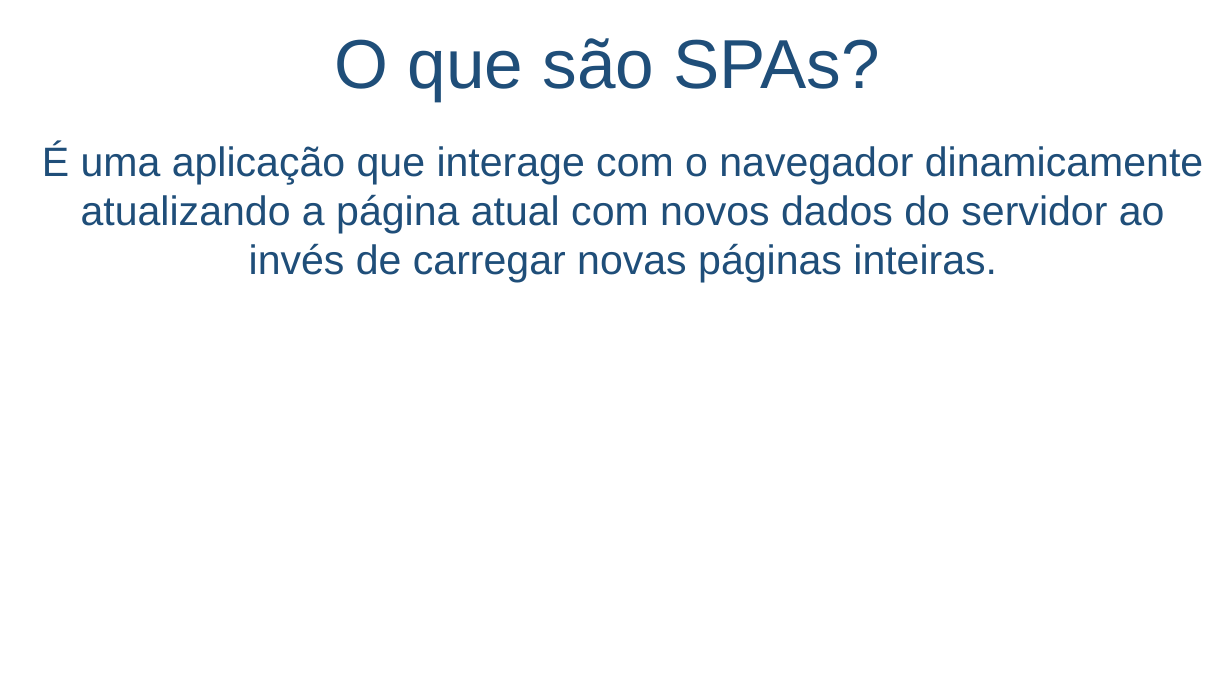
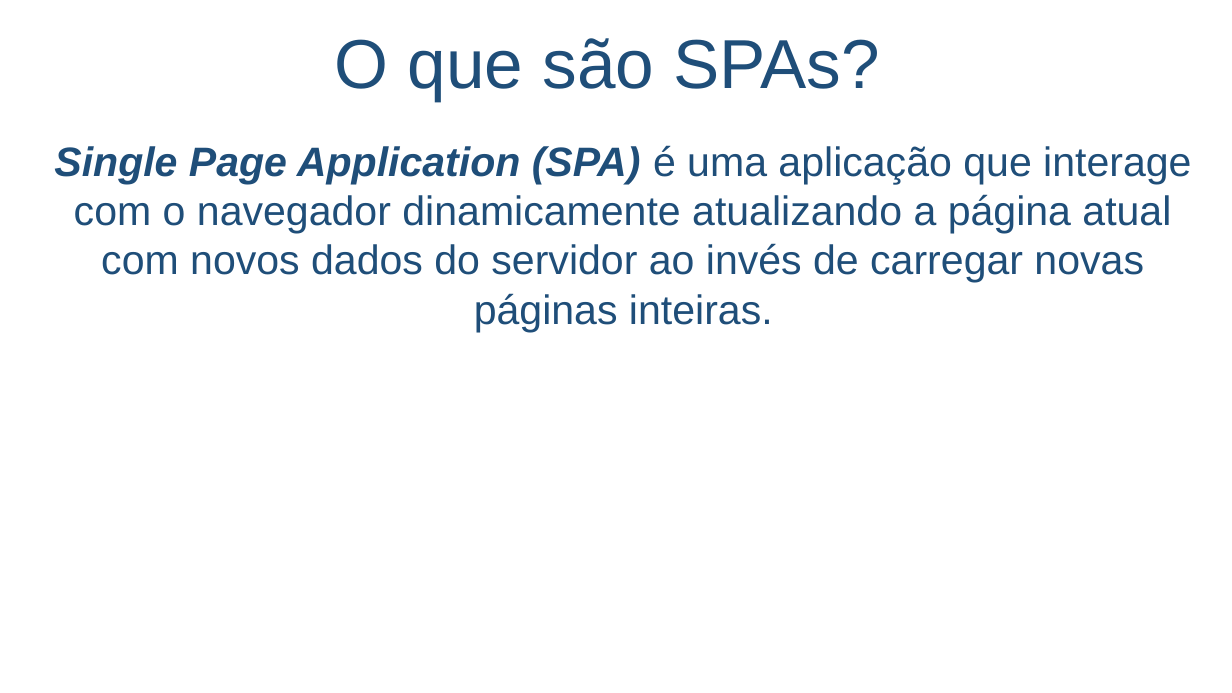
Before and after one commit to salmo-jr/public-slides, a slide deck: slide 4 of React.pptx. Drawn at 1232x693 pixels with LibreOffice and Linux fonts; fonts in the diff are those of the drawing; background and template pictures are left out. Boxes give left, top, right and bottom in pixels: in the first picture for what was removed or moved away, otherwise in the second. Text is boxed around its words. In the diff, an @@ line names an element or a change of style, - is before the commit and + after.

```diff
--- a/React.pptx
+++ b/React.pptx
@@ text at box(54, 145, 1191, 332): text changed @@
-É uma aplicação que interage com o navegador dinamicamente atualizando a página atual com novos dados do servidor ao invés de carregar novas páginas inteiras.
+Single Page Application (SPA) é uma aplicação que interage com o navegador dinamicamente atualizando a página atual com novos dados do servidor ao invés de carregar novas páginas inteiras.
```
Also in this commit, not shown: 2 other slides changed.
